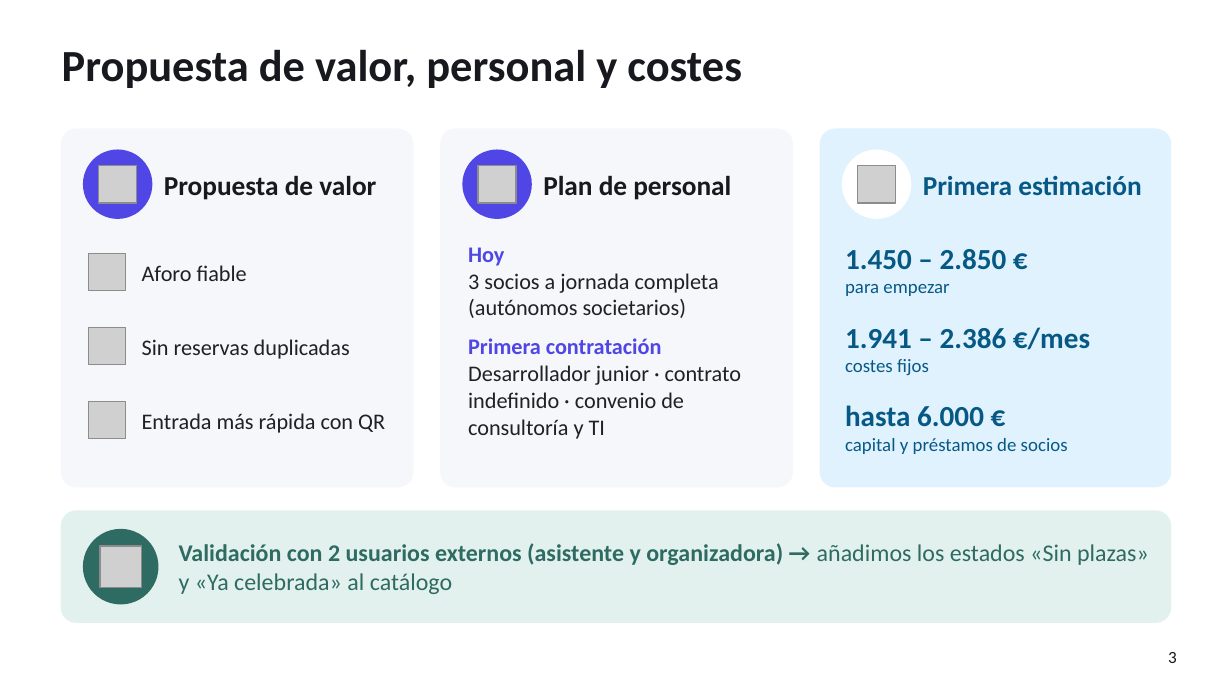
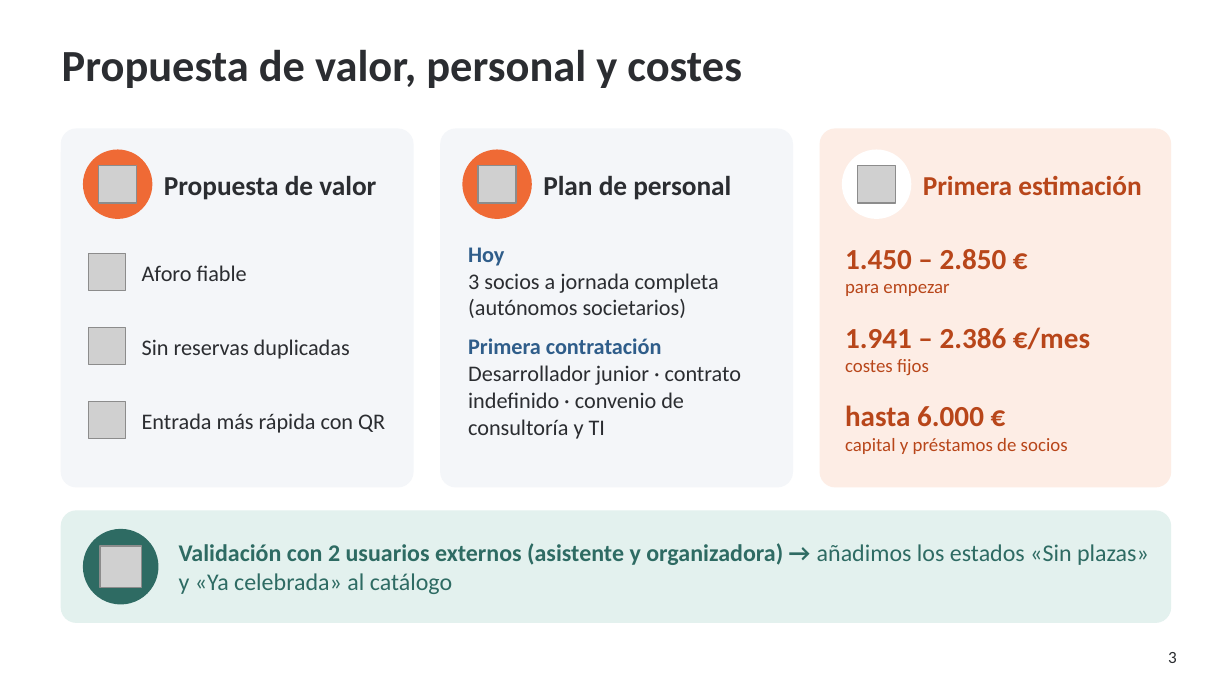
Before and after one commit to pablopedron/SABITECH, a slide deck: slide 3 of documents/Presentacion/07_2_DAW_Intermodular_1Evaluacion_SABITECH_WEB_Presentacion.pptx. Drawn at 1232x693 pixels with LibreOffice and Linux fonts; fonts in the diff are those of the drawing; grey boxes stand for pictures; background and template pictures are left out. Boxes give left, top, right and bottom in pixels: in the first picture for what was removed or moved away, otherwise in the second. Text is boxed around its words. In the diff, an @@ line names an element or a change of style, - is before the commit and + after.

```diff
--- a/documents/Presentacion/07_2_DAW_Intermodular_1Evaluacion_SABITECH_WEB_Presentacion.pptx
+++ b/documents/Presentacion/07_2_DAW_Intermodular_1Evaluacion_SABITECH_WEB_Presentacion.pptx
@@ rounded rectangle at (x1=62, y1=129, x2=413, y2=487): fill #F5F7FB to #F4F6F9; outline #F5F7FB 1 pt to #F4F6F9 1 pt @@
@@ rounded rectangle at (x1=441, y1=129, x2=792, y2=487): fill #F5F7FB to #F4F6F9; outline #F5F7FB 1 pt to #F4F6F9 1 pt @@
@@ rounded rectangle at (x1=821, y1=129, x2=1170, y2=487): fill #E0F2FE to #FDEDE5; outline #E0F2FE 1 pt to #FDEDE5 1 pt @@
@@ ellipse at (x1=84, y1=150, x2=152, y2=218): fill #4F46E5 to #EF6A35; outline #4F46E5 1 pt to #EF6A35 1 pt @@
@@ ellipse at (x1=463, y1=150, x2=531, y2=218): fill #4F46E5 to #EF6A35; outline #4F46E5 1 pt to #EF6A35 1 pt @@
@@ text "Hoy" at (x1=468, y1=247, x2=741, y2=439): text colour #4F46E5 to #2F5D8A in "Hoy", "Primera contratación"; text colour #1E2128 to #2B2D31 in "3 socios a jornada completa (autónomos societarios)", "Desarrollador junior · contrato indefinido · convenio ..." @@
@@ text colour #075985 to #B8461A in 4 elements at (x1=923, y1=176, x2=1141, y2=195), (x1=845, y1=249, x2=1007, y2=296), (x1=845, y1=327, x2=1090, y2=375), (x1=845, y1=405, x2=1068, y2=454) @@
@@ text colour #17191F to #2B2D31 in 4 elements at (x1=62, y1=49, x2=742, y2=88), (x1=164, y1=176, x2=376, y2=200), (x1=543, y1=176, x2=731, y2=200), (x1=1168, y1=652, x2=1177, y2=663) @@
```
Also in this commit, not shown: 14 other slides changed.
